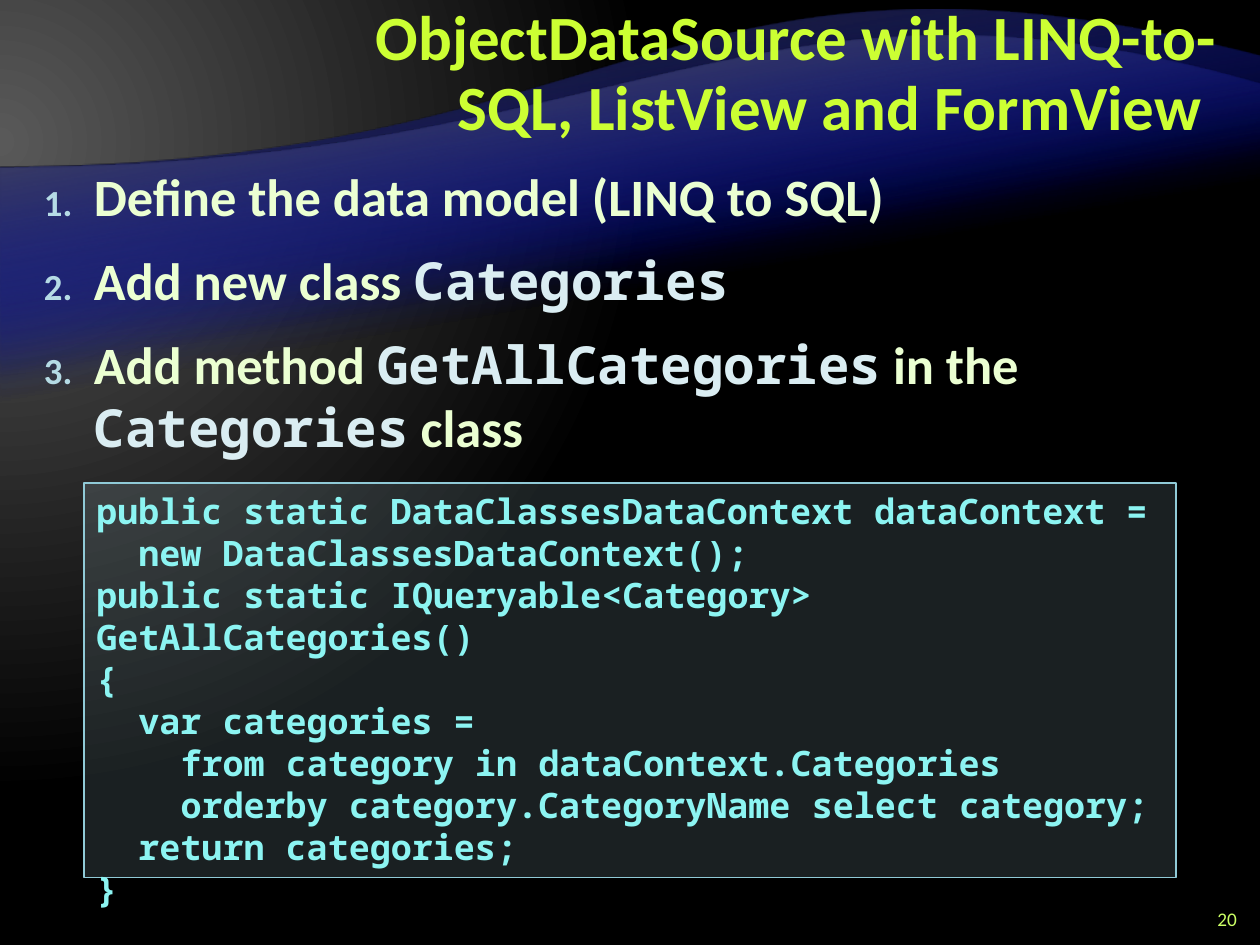
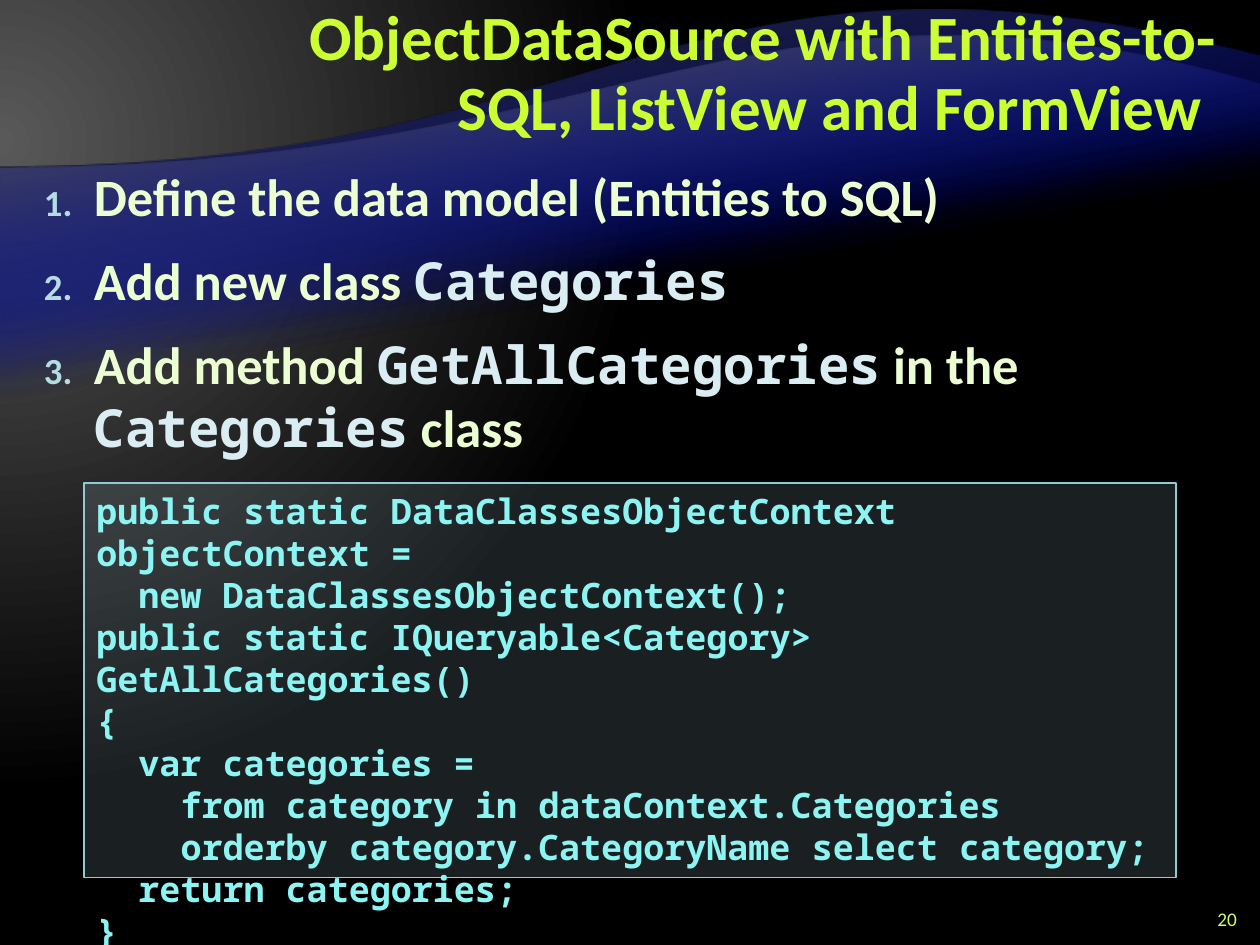
Before and after one commit to Graveheart/aspnetcourse, a slide deck: slide 20 of 2010/lectures/10. ASP.NET-and-Databases.pptx. Drawn at 1260x945 pixels with LibreOffice and Linux fonts; fonts in the diff are those of the drawing; background and template pictures are left out. Boxes give left, top, right and bottom in pixels: in the first picture for what was removed or moved away, otherwise in the second. Text is boxed around its words. In the diff, an @@ line names an element or a change of style, - is before the commit and + after.

Commit message:
changed from Linq-To-SQL to Entities-To-SQL

```diff
--- a/2010/lectures/10. ASP.NET-and-Databases.pptx
+++ b/2010/lectures/10. ASP.NET-and-Databases.pptx
@@ title at (309,8,1216,138): text changed @@
-ObjectDataSource with LINQ-to-SQL, ListView and FormView
+ObjectDataSource with Entities-to-SQL, ListView and FormView
@@ text at (94,177,939,228): text changed @@
-1. Define the data model (LINQ to SQL)
+1. Define the data model (Entities to SQL)
@@ text in rectangle at (96,497,896,617): text changed @@
-public static DataClassesDataContext dataContext =
-new DataClassesDataContext();
+public static DataClassesObjectContext objectContext =
+new DataClassesObjectContext();
```
Also in this commit, not shown: 11 other slides changed.
